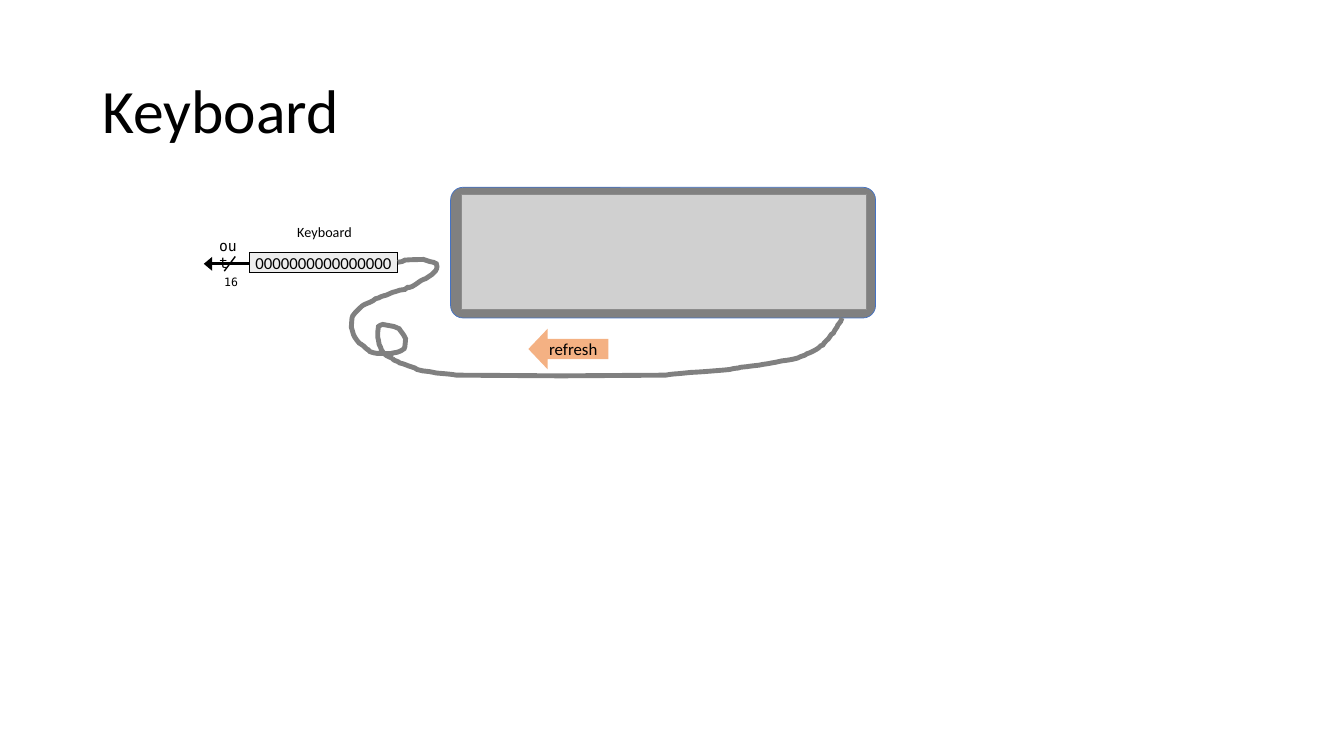
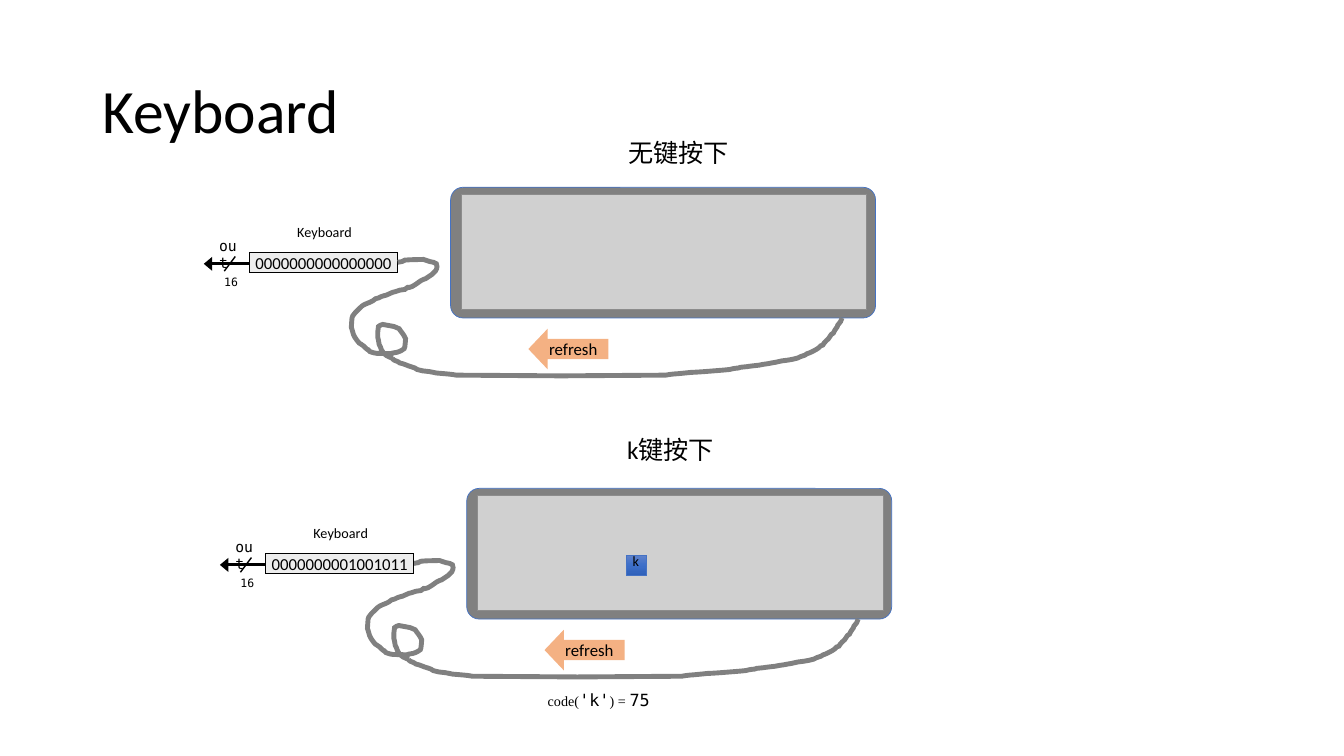
Before and after one commit to vcboy1/Leeds, a slide deck: slide 22 of 26fall/1860/Lecture/Week1.9/Lec 1.9.1 Memory II.pptx (slide 23 before the commit). Drawn at 1344x756 pixels with LibreOffice and Linux fonts; fonts in the diff are those of the drawing; grey boxes stand for pictures. Boxes give left, top, right and bottom in pixels: in the first picture for what was removed or moved away, otherwise in the second. Text is boxed around its words. In the diff, an @@ line names an element or a change of style, - is before the commit and + after.

```diff
--- a/26fall/1860/Lecture/Week1.9/Lec 1.9.1 Memory II.pptx
+++ b/26fall/1860/Lecture/Week1.9/Lec 1.9.1 Memory II.pptx
@@ text added at (628, 140, 729, 164), 18 pt, text #000000 @@
+无键按下
@@ text added at (627, 438, 714, 461), 18 pt, text #000000 @@
+k键按下
@@ group added at (265, 554, 650, 709): 2 rectangles, 2 texts @@
+k
+code('k') = 75
+0000000001001011
@@ group added at (313, 489, 892, 678): 1 rounded rectangle, 1 picture, 1 text, 1 freeform shape @@
+Keyboard
@@ group added at (220, 532, 271, 587): 2 texts, 1 line, 1 arrow @@
+out
+16
@@ right arrow added at (544, 630, 624, 670), fill #F4B183, 12 pt, text #000000 @@
+refresh
```
Also in this commit, not shown: 22 other slides changed, 2 slides removed, 3 other files.
